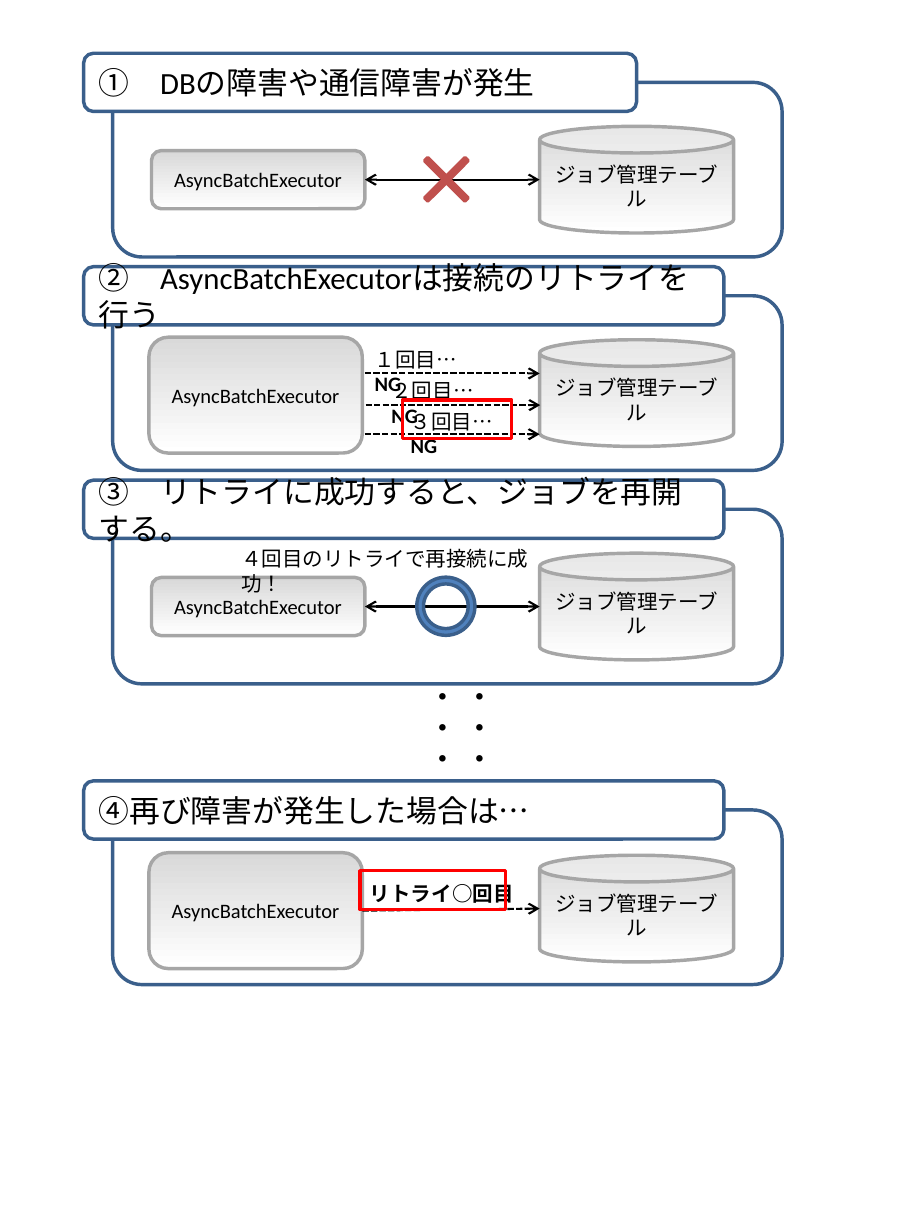
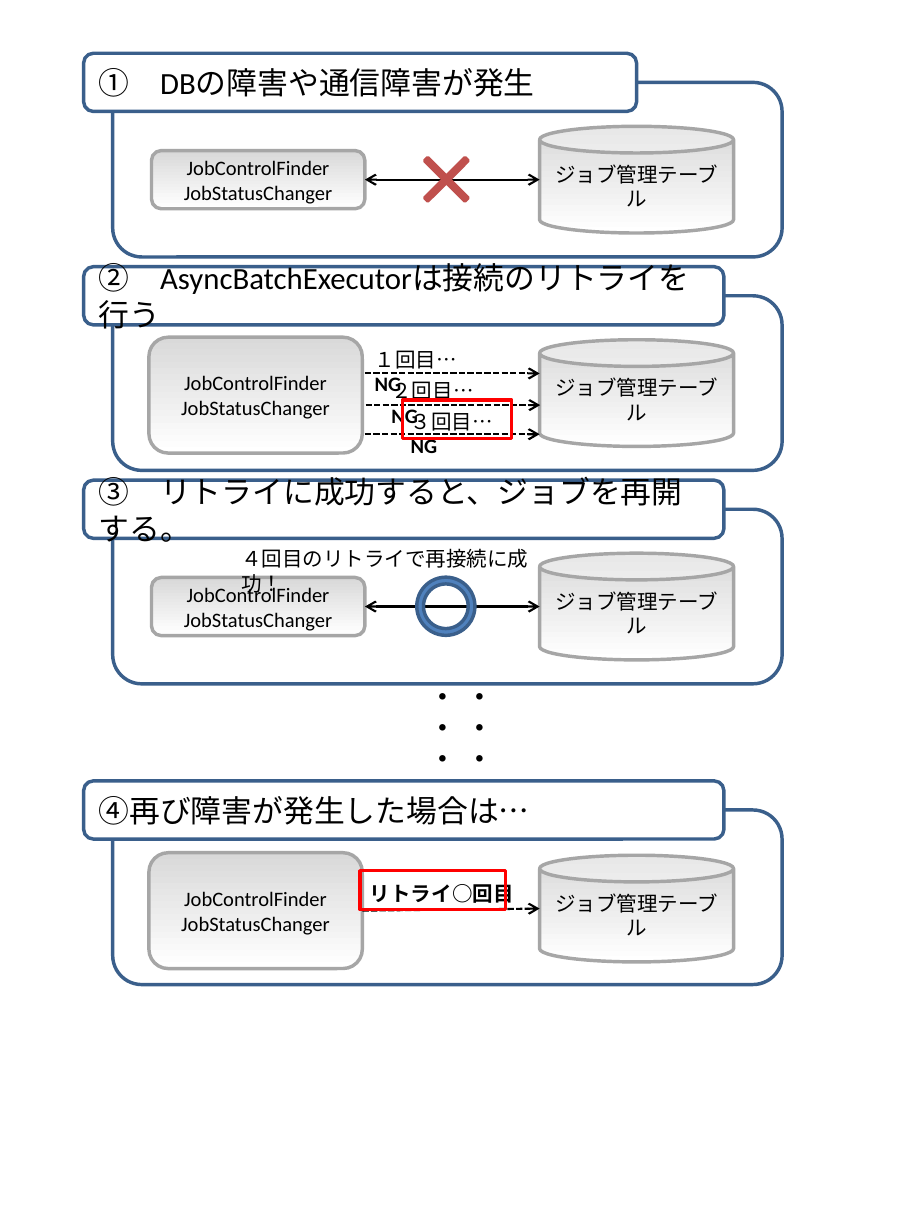
Before and after one commit to terasoluna-batch/terasoluna-doc, a slide deck: slide 1 of function/素材/BL-02 非同期型ジョブ実行機能(リトライの図).pptx. Drawn at 924x1232 pixels with LibreOffice and Linux fonts; fonts in the diff are those of the drawing. Boxes give left, top, right and bottom in pixels: in the first picture for what was removed or moved away, otherwise in the second. Text is boxed around its words. In the diff, an @@ line names an element or a change of style, - is before the commit and + after.

```diff
--- a/function/素材/BL-02 非同期型ジョブ実行機能(リトライの図).pptx
+++ b/function/素材/BL-02 非同期型ジョブ実行機能(リトライの図).pptx
@@ text in rounded rectangle at [184, 160, 332, 204]: text changed @@
-AsyncBatchExecutor
+JobControlFinder
+JobStatusChanger
@@ text in rounded rectangle at [181, 375, 329, 419]: text changed @@
-AsyncBatchExecutor
+JobControlFinder
+JobStatusChanger
@@ text in rounded rectangle at [184, 585, 332, 631]: text changed @@
-AsyncBatchExecutor
+JobControlFinder
+JobStatusChanger
@@ text in rounded rectangle at [181, 891, 329, 935]: text changed @@
-AsyncBatchExecutor
+JobControlFinder
+JobStatusChanger
```
Also in this commit, not shown: 2 other files.
